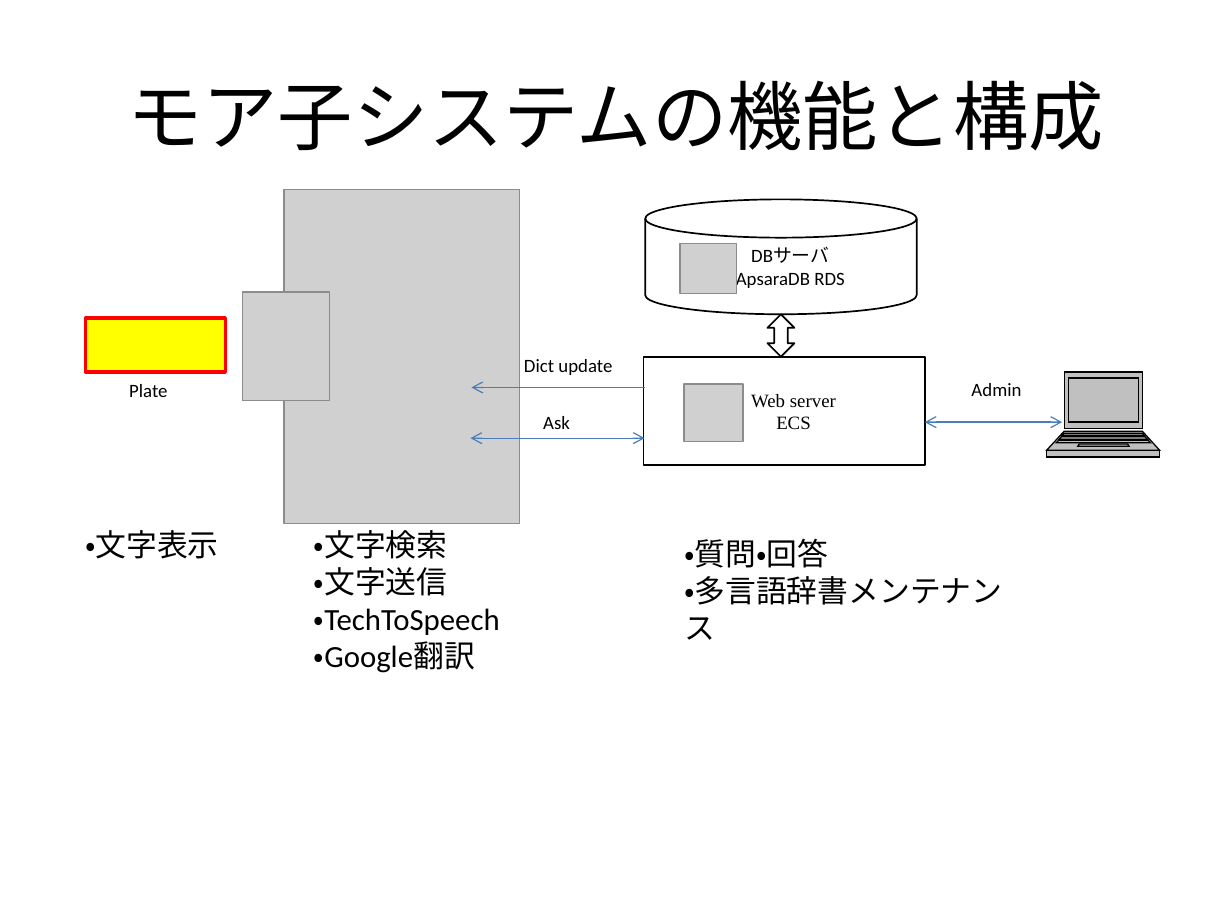
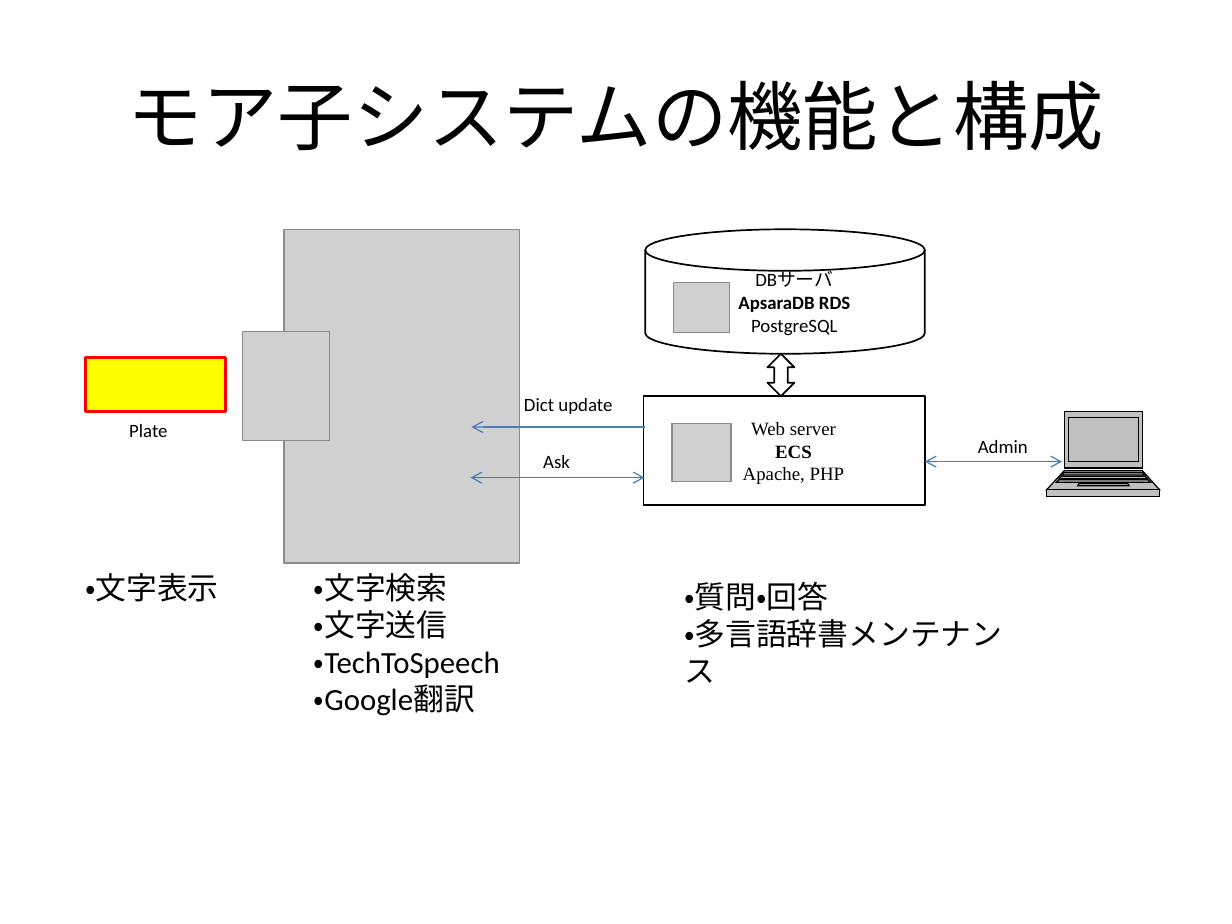
Before and after one commit to umbalaconmeogia/MoreCo, a slide deck: slide 4 of 05.Other/Document/モレ子プロジェクト.pptx. Drawn at 1232x924 pixels with LibreOffice and Linux fonts; fonts in the diff are those of the drawing; grey boxes stand for pictures. Boxes give left, top, right and bottom in pixels: in the first picture for what was removed or moved away, otherwise in the second. Text is boxed around its words. In the diff, an @@ line names an element or a change of style, - is before the commit and + after.

Commit message:
Update Presentation

```diff
--- a/05.Other/Document/モレ子プロジェクト.pptx
+++ b/05.Other/Document/モレ子プロジェクト.pptx
@@ cylinder "DBサーバ": place and size @@
-cylinder "DBサーバ" at box(646, 200, 917, 314)
+cylinder "DBサーバ" at box(646, 229, 925, 354)
@@ picture: place and size @@
-picture at box(680, 244, 737, 294)
+picture at box(673, 283, 729, 334)
@@ text in cylinder at box(738, 296, 850, 312): bold on in "ApsaraDB RDS" @@
@@ text in cylinder at box(751, 319, 838, 336): paragraph added @@
+PostgreSQL
@@ 3 texts, 2 pictures, 2 rectangles, 2 double arrows, 1 freeform shape, 1 up down arrow, 1 arrow: place and size @@
-3 texts, 2 pictures, 2 rectangles, 2 double arrows, 1 freeform shape, 1 up down arrow, 1 arrow at box(85, 190, 1161, 524)
+3 texts, 2 pictures, 2 rectangles, 2 double arrows, 1 freeform shape, 1 up down arrow, 1 arrow at box(85, 229, 1161, 563)
@@ picture: place and size @@
-picture at box(684, 384, 743, 442)
+picture at box(671, 424, 731, 482)
@@ text in rectangle at box(775, 445, 812, 459): bold on in "ECS" @@
@@ text "Admin": place and size @@
-text "Admin" at box(971, 383, 1021, 396)
+text "Admin" at box(978, 440, 1028, 453)
@@ text in rectangle at box(743, 467, 845, 484): paragraph added @@
+Apache, PHP
@@ 3 texts: place and size @@
-3 texts at box(85, 530, 1002, 673)
+3 texts at box(85, 573, 1002, 716)
```
Also in this commit, not shown: 1 other file.
